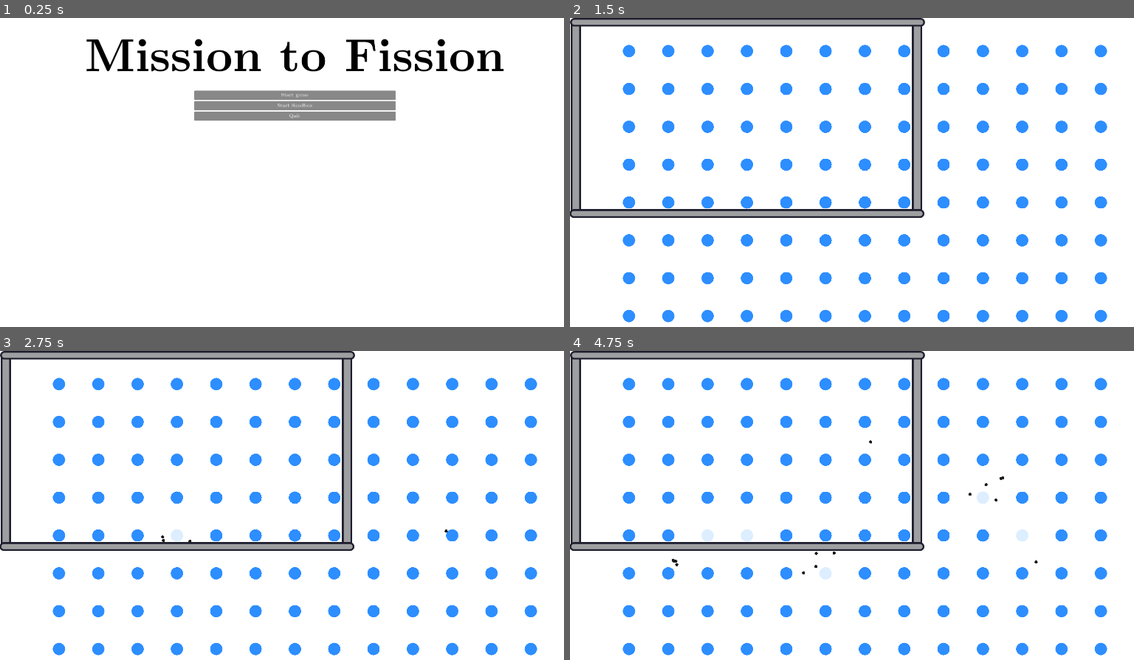
Above: before the commit, frames 1-4 (two rows, left to right).
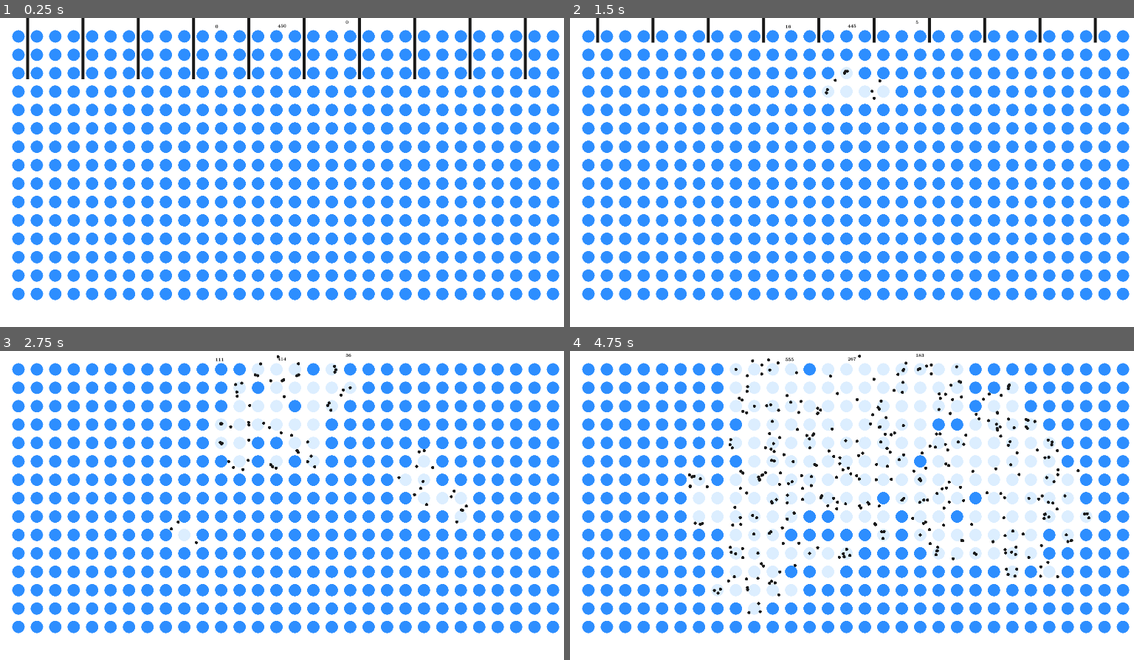
Above: after the commit, the same moments.

Repository: ReneTC/MissionToFission
Game: Godot game, scene res://scenes/maps/basic_reactor.tscn
The game is run twice, just before and just after one commit, with the same random seed, the same clock (stepped at 60 frames per second) and the same inputs. Before the commit the project starts from res://menus/main_menu.tscn.
Inputs (mouse positions are in pixels of both pictures, inside the frame that each line leads up to):
- Up to frame 1 (0.25 s): no input
- Up to frame 2 (1.5 s): click (863, 95) at 0.5 s, where only the run before the commit has a clickable "Start game"; move the mouse to (993, 166) at 1.27 s; hold E (e, bound only after the commit) from 1.28 s (still down); click (993, 166) at 1.42 s
- Up to frame 3 (2.75 s): tap Q (q, bound only after the commit) at 1.55, 2.1 s; move the mouse to (174, 533) at 2.02 s; release E (e, bound only after the commit) at 2.03 s; click (174, 533) at 2.17 s; tap E (e, bound only after the commit) at 2.3 s
- Up to frame 4 (4.75 s): move the mouse to (925, 443) at 2.77 s; hold E (e, bound only after the commit) 2.78-3.53 s; click (925, 443) at 2.92 s; tap Q (q, bound only after the commit) at 3.05, 3.6, 4.55 s; move the mouse to (835, 582) at 3.52 s; click (835, 582) at 3.67 s; tap E (e, bound only after the commit) at 3.8 s; move the mouse to (1043, 567) at 4.27 s; hold E (e, bound only after the commit) from 4.28 s (still down); click (1043, 567) at 4.42 s

The runs differ from the first frame. In frame 1, 37% of the frame differs, in the area x 2-100%, y 0-92%; in frame 2, 39%; in frame 3, 39%; in frame 4, 40%, in the area x 0-100%, y 0-99%.

Commit message:
basic reactor

Diff:
--- a/assets/globals.gd
+++ b/assets/globals.gd
@@ -3,3 +3,8 @@
 var neutrol_collide_slot = 1
 var atoms_collide_slot = 2
 var controlRods_collide_slot = 3
+
+func _input(event) -> void:
+	# close program on esc button
+	if Input.is_action_pressed("ui_cancel"):
+		get_tree().quit()
--- a/project.godot
+++ b/project.godot
@@ -12,7 +12,7 @@
 
 config/name="Mission To Fission"
 config/version="1.0.0"
-run/main_scene="res://menus/main_menu.tscn"
+run/main_scene="res://scenes/maps/basic_reactor.tscn"
 config/features=PackedStringArray("4.3", "Forward Plus")
 run/max_fps=60
 boot_splash/show_image=false
@@ -40,6 +40,19 @@
 
 enabled=PackedStringArray("res://addons/debug_menu/plugin.cfg")
 
+[input]
+
+q={
+"deadzone": 0.5,
+"events": [Object(InputEventKey,"resource_local_to_scene":false,"resource_name":"","device":-1,"window_id":0,"alt_pressed":false,"shift_pressed":false,"ctrl_pressed":false,"meta_pressed":false,"pressed":false,"keycode":0,"physical_keycode":81,"key_label":0,"unicode":113,"location":0,"echo":false,"script":null)
+]
+}
+e={
+"deadzone": 0.5,
+"events": [Object(InputEventKey,"resource_local_to_scene":false,"resource_name":"","device":-1,"window_id":0,"alt_pressed":false,"shift_pressed":false,"ctrl_pressed":false,"meta_pressed":false,"pressed":false,"keycode":0,"physical_keycode":69,"key_label":0,"unicode":101,"location":0,"echo":false,"script":null)
+]
+}
+
 [physics]
 
 2d/default_gravity=0.0
--- a/scenes/atom.gd
+++ b/scenes/atom.gd
@@ -1,4 +1,5 @@
 extends Area2D
+class_name Atom
 
 @export var number_neutrons_emitted = 3
 @export var radius = 20
@@ -7,17 +8,17 @@
 @export var color_decayed = Color("DCEEFF")
 @export var is_enriched = true
 
-@onready var decay_timer = $DecayTimer
 var life_time
 var neutron_scene: PackedScene
 var excited = true
 @onready var parent = self.get_parent()
-var initial_position: Vector2
 
 var geiger_sound = preload("res://assets/geig.mp3")
 
+static var enriched_present = 0
+static var unenriched_present = 0
+
 func _ready() -> void:
-	initial_position = position
 	neutron_scene = load("res://scenes/neutron.tscn")
 	self.connect("body_entered", on_body_entered)
 
@@ -26,7 +27,10 @@
 
 	set_collision_mask_value(globals.neutrol_collide_slot, true)
 
-
+	if self.excited:
+		enriched_present += 1
+	else:
+		unenriched_present += 1
 
 func initialize(pos_to_set, encriched):
 	position = pos_to_set
@@ -52,8 +56,10 @@
 
 func decay():
 	excited = false
-	decay_timer.stop()
 	self.is_enriched = false
+
+	unenriched_present += 1
+	enriched_present -= 1
 	# disable collison check w neutrons
 	set_collision_mask_value(globals.neutrol_collide_slot, false)
 
@@ -62,12 +68,12 @@
 
 func enrich():
 	self.is_enriched = true
-
+	unenriched_present -= 1
+	enriched_present += 1
 	# enable collsion check w neutrons again
 	set_collision_mask_value(globals.neutrol_collide_slot, true)
 	queue_redraw()
-	# TODO: Move change collision mask such that neutrons does not waste time checking collsioin with unfissile materil
-	pass
+
 
 func emit_neutrons(neutrons_to_emit):
 	for i in range(neutrons_to_emit):
--- a/scenes/atom.tscn
+++ b/scenes/atom.tscn
@@ -13,8 +13,4 @@
 [node name="CollisionShape2D" type="CollisionShape2D" parent="."]
 shape = SubResource("CircleShape2D_n34k7")
 
-[node name="DecayTimer" type="Timer" parent="."]
-wait_time = 0.5
-one_shot = true
-
 [node name="AudioStreamPlayer2D" type="AudioStreamPlayer2D" parent="."]
--- a/scenes/controlRod.gd
+++ b/scenes/controlRod.gd
@@ -4,6 +4,7 @@
 @export var height = 400
 @export var width = 10
 @export var color = Color("1A1A1A")
+@export var speed = 10
 
 
 func _ready() -> void:
@@ -25,3 +26,14 @@
 # delete neutron on enter
 func _on_body_entered(body: Node2D) -> void:
 	body.queue_free()
+
+
+
+func get_input():
+	if Input.is_action_pressed("q"):
+		position.y += speed
+	if Input.is_action_pressed("e"):
+		position.y -= speed
+
+func _physics_process(delta):
+	get_input()
--- a/scenes/main.gd
+++ /dev/null
@@ -1,52 +0,0 @@
-extends Node
-
-var screen_size
-var atom_scene: PackedScene
-@export var number_atoms = 5
-@export var atom_speed = 10
-@export var atom_mean_lifetime = 100
-
-var neutron_scene = load("res://scenes/neutron.tscn")
-
-
-func _ready() -> void:
-	screen_size = get_viewport().get_size()
-	atom_scene = load("res://scenes/atom.tscn")
-	for i in range(number_atoms):
-		add_atom(i)
-
-func get_square_lattice_point(i) -> Vector2:
-	# TODO this should be set by a global file like COLIUM_SIZE and ROW_SIZE that does not depend on screen size.
-	var number_rows = int(ceil(sqrt(float(screen_size[1]) / float(screen_size[0]) * number_atoms)))
-	var number_columns = int(ceil(number_atoms / number_rows))
-
-
-	return Vector2(
-			0.1 * screen_size[0] + 0.8 * screen_size[0] / (number_columns - 1) * (i % number_columns),
-			0.1 * screen_size[1] + 0.8 * screen_size[1] / (number_rows - 1) * floor(i / number_columns)
-		)
-
-func get_random_movement_direction() -> Vector2:
-	return Vector2(
-			2 * (randf() - 0.5),
-			2 * (randf() - 0.5)
-		)
-
-func add_atom(i) -> void:
-		var atom = atom_scene.instantiate()
-		atom.position = get_square_lattice_point(i)
-		atom.life_time = 2 * atom_mean_lifetime * randf()
-		add_child(atom)
-
-
-func _input(event) -> void:
-
-	# close program on exit
-	if Input.is_action_pressed("ui_cancel"):
-		get_tree().quit()
-
-	# send out neutron on click
-	if event is InputEventMouseButton and not event.is_pressed():
-		var new_neutron = neutron_scene.instantiate()
-		new_neutron.initialize(event.position)
-		add_child(new_neutron)
--- a/scenes/main.tscn
+++ /dev/null
@@ -1,90 +0,0 @@
-[gd_scene load_steps=10 format=3 uid="uid://cigw76i772ye8"]
-
-[ext_resource type="Script" path="res://scenes/main.gd" id="1_6rfcu"]
-[ext_resource type="Texture2D" uid="uid://dwc3ksxmsjx1c" path="res://assets/wall-vertical.png" id="2_wupat"]
-[ext_resource type="Texture2D" uid="uid://5wlrla1oigp" path="res://assets/wall-horizontal.png" id="3_mdf68"]
-
-[sub_resource type="PhysicsMaterial" id="PhysicsMaterial_uww5p"]
-friction = 0.0
-bounce = 1.0
-
-[sub_resource type="RectangleShape2D" id="RectangleShape2D_uexqe"]
-size = Vector2(31, 647)
-
-[sub_resource type="PhysicsMaterial" id="PhysicsMaterial_274vt"]
-friction = 0.0
-bounce = 1.0
-
-[sub_resource type="PhysicsMaterial" id="PhysicsMaterial_fj2wh"]
-friction = 0.0
-bounce = 1.0
-
-[sub_resource type="RectangleShape2D" id="RectangleShape2D_fkecp"]
-size = Vector2(1149, 21)
-
-[sub_resource type="PhysicsMaterial" id="PhysicsMaterial_oohby"]
-friction = 0.0
-bounce = 1.0
-
-[node name="Main" type="Control"]
-layout_mode = 3
-anchors_preset = 15
-anchor_right = 1.0
-anchor_bottom = 1.0
-grow_horizontal = 2
-grow_vertical = 2
-script = ExtResource("1_6rfcu")
-number_atoms = 104
-atom_speed = 0
-atom_mean_lifetime = 200
-
-[node name="left-wall" type="StaticBody2D" parent="."]
-physics_material_override = SubResource("PhysicsMaterial_uww5p")
-
-[node name="Sprite2D" type="Sprite2D" parent="left-wall"]
-position = Vector2(19, 325)
-texture = ExtResource("2_wupat")
-
-[node name="CollisionShape2D" type="CollisionShape2D" parent="left-wall"]
-visible = false
-position = Vector2(18.5, 323.5)
-shape = SubResource("RectangleShape2D_uexqe")
-
-[node name="right-wall" type="StaticBody2D" parent="."]
-position = Vector2(1111, 0)
-physics_material_override = SubResource("PhysicsMaterial_274vt")
-
-[node name="Sprite2D" type="Sprite2D" parent="right-wall"]
-position = Vector2(19, 325)
-texture = ExtResource("2_wupat")
-
-[node name="CollisionShape2D" type="CollisionShape2D" parent="right-wall"]
-visible = false
-position = Vector2(18.5, 323.5)
-shape = SubResource("RectangleShape2D_uexqe")
-
-[node name="top-wall" type="StaticBody2D" parent="."]
-position = Vector2(559, -311)
-physics_material_override = SubResource("PhysicsMaterial_fj2wh")
-
-[node name="Sprite2D" type="Sprite2D" parent="top-wall"]
-position = Vector2(19, 325)
-texture = ExtResource("3_mdf68")
-
-[node name="CollisionShape2D" type="CollisionShape2D" parent="top-wall"]
-visible = false
-position = Vector2(16.5, 325.5)
-shape = SubResource("RectangleShape2D_fkecp")
-
-[node name="bottom-wall" type="StaticBody2D" parent="."]
-position = Vector2(557, 313)
-physics_material_override = SubResource("PhysicsMaterial_oohby")
-
-[node name="Sprite2D" type="Sprite2D" parent="bottom-wall"]
-position = Vector2(19, 325)
-texture = ExtResource("3_mdf68")
-
-[node name="CollisionShape2D" type="CollisionShape2D" parent="bottom-wall"]
-visible = false
-position = Vector2(16.5, 325.5)
-shape = SubResource("RectangleShape2D_fkecp")
--- /dev/null
+++ b/scenes/maps/basic_reactor.gd
@@ -0,0 +1,53 @@
+extends Node2D
+
+var x_grid_range = 30
+var y_grid_range = 15
+var margin = 60
+
+var atom_scene = load("res://scenes/atom.tscn")
+var neutron_scene = load("res://scenes/neutron.tscn")
+var controlRod_scene = load("res://scenes/controlRod.tscn")
+
+# add atom grid
+# add control rod
+# make atom enrich over time
+# enable control rof control rods
+# delete atom when fly out
+# neutron counter
+
+# Called when the node enters the scene tree for the first time.
+func _ready() -> void:
+	# set atoms
+	for x in range(0,x_grid_range):
+		for y in range(0, y_grid_range):
+			var new_atom = atom_scene.instantiate()
+			new_atom.initialize(Vector2(margin + margin*x, margin + margin*y), true)
+			add_child(new_atom)
+
+		if x % 3 == 0:
+			var new_controlRod = controlRod_scene.instantiate()
+			new_controlRod.initialize(Vector2(margin + margin*x +0.5*margin, 0))
+			add_child(new_controlRod)
+
+	# set control rods
+
+	pass # Replace with function body.
+
+
+
+# Called every frame. 'delta' is the elapsed time since the previous frame.
+func _process(delta: float) -> void:
+	$Label.text = str(Neutron.neutrons_present)
+
+	$Label2.text = str(Atom.enriched_present)
+	$Label3.text = str(Atom.unenriched_present)
+
+func _input(event) -> void:
+
+	# click to put objects (test only)
+	if event is InputEventMouseButton and not event.is_pressed():
+		match event.button_index:
+			MOUSE_BUTTON_LEFT:
+				var new_neutron = neutron_scene.instantiate()
+				new_neutron.initialize(event.position)
+				add_child(new_neutron)
--- /dev/null
+++ b/scenes/maps/basic_reactor.tscn
@@ -0,0 +1,34 @@
+[gd_scene load_steps=3 format=3 uid="uid://dei8hnl3kug8j"]
+
+[ext_resource type="Script" path="res://scenes/maps/basic_reactor.gd" id="1_0b72r"]
+[ext_resource type="Theme" uid="uid://cn5xuu2uvf5w3" path="res://assets/themes/theme.tres" id="2_rr4wk"]
+
+[node name="BasicReactor" type="Node2D"]
+script = ExtResource("1_0b72r")
+
+[node name="Label" type="Label" parent="."]
+offset_left = 701.0
+offset_top = 18.0
+offset_right = 774.0
+offset_bottom = 41.0
+theme = ExtResource("2_rr4wk")
+theme_override_colors/font_color = Color(0, 0, 0, 1)
+text = "sadasd"
+
+[node name="Label2" type="Label" parent="."]
+offset_left = 904.0
+offset_top = 16.0
+offset_right = 977.0
+offset_bottom = 39.0
+theme = ExtResource("2_rr4wk")
+theme_override_colors/font_color = Color(0, 0, 0, 1)
+text = "sadasd"
+
+[node name="Label3" type="Label" parent="."]
+offset_left = 1125.0
+offset_top = 4.0
+offset_right = 1299.0
+offset_bottom = 62.0
+theme = ExtResource("2_rr4wk")
+theme_override_colors/font_color = Color(0, 0, 0, 1)
+text = "sadasd"
--- a/scenes/maps/fake_reactor.tscn
+++ /dev/null
@@ -1,3 +0,0 @@
-[gd_scene format=3 uid="uid://c428maprllryo"]
-
-[node name="FakeReactor" type="Node2D"]
--- /dev/null
+++ b/scenes/maps/rbmk_reactor.gd
@@ -0,0 +1,25 @@
+extends Node2D
+
+var x_grid_range = 5
+var y_grid_range = 3
+
+# add water
+# add moderation
+# add moderators
+# add xenon
+
+
+# Called when the node enters the scene tree for the first time.
+func _ready() -> void:
+	# set atoms
+	for x in range(- x_grid_range,x_grid_range):
+		for y in range(-y_grid_range, y_grid_range):
+			pass
+
+	pass # Replace with function body.
+
+
+
+# Called every frame. 'delta' is the elapsed time since the previous frame.
+func _process(delta: float) -> void:
+	pass
--- a/scenes/maps/rbmk_reactor.tscn
+++ b/scenes/maps/rbmk_reactor.tscn
@@ -1,3 +1,6 @@
-[gd_scene format=3 uid="uid://jrlpr8m6wdtl"]
+[gd_scene load_steps=2 format=3 uid="uid://jrlpr8m6wdtl"]
+
+[ext_resource type="Script" path="res://scenes/maps/rbmk_reactor.gd" id="1_q4504"]
 
 [node name="RbmkReactor" type="Node2D"]
+script = ExtResource("1_q4504")
--- a/menus/main_menu.gd
+++ b/scenes/menus/main_menu.gd
@@ -10,3 +10,7 @@
 
 func _on_button_sandbox_pressed() -> void:
 	get_tree().change_scene_to_file("res://scenes/sandbox.tscn")
+
+
+func _on_button_basic_reactor_pressed() -> void:
+	get_tree().change_scene_to_file("res://scenes/maps/basic_reactor.tscn")
--- a/menus/main_menu.tscn
+++ b/scenes/menus/main_menu.tscn
@@ -1,6 +1,6 @@
 [gd_scene load_steps=3 format=3 uid="uid://olef6xbr1hf4"]
 
-[ext_resource type="Script" path="res://menus/main_menu.gd" id="1_oa2uj"]
+[ext_resource type="Script" path="res://scenes/menus/main_menu.gd" id="1_oa2uj"]
 [ext_resource type="Theme" uid="uid://cn5xuu2uvf5w3" path="res://assets/themes/theme.tres" id="1_wr85y"]
 
 [node name="MainMenu" type="Control"]
@@ -39,7 +39,7 @@
 [node name="Heading" type="Label" parent="MarginContainer/VBoxContainer"]
 layout_mode = 2
 theme_type_variation = &"HeaderLarge"
-theme_override_colors/font_color = Color(0, 0, 0, 1)
+theme_override_colors/font_color = Color(0.404511, 0.404511, 0.404511, 1)
 theme_override_font_sizes/font_size = 150
 text = "Mission to Fission"
 horizontal_alignment = 1
@@ -59,6 +59,10 @@
 layout_mode = 2
 text = "Start game"
 
+[node name="Button_basicReactor" type="Button" parent="MarginContainer/VBoxContainer/MarginContainer/ButtonsVBox"]
+layout_mode = 2
+text = "Basic Reactor"
+
 [node name="Button_sandbox" type="Button" parent="MarginContainer/VBoxContainer/MarginContainer/ButtonsVBox"]
 layout_mode = 2
 text = "Start Sandbox"
@@ -67,7 +71,11 @@
 layout_mode = 2
 text = "Quit"
 
+[node name="MenuButton" type="MenuButton" parent="MarginContainer/VBoxContainer/MarginContainer/ButtonsVBox"]
+layout_mode = 2
+
 [connection signal="pressed" from="MarginContainer/VBoxContainer/MarginContainer/ButtonsVBox/Button_play" to="." method="_on_button_pressed"]
+[connection signal="pressed" from="MarginContainer/VBoxContainer/MarginContainer/ButtonsVBox/Button_basicReactor" to="." method="_on_button_basic_reactor_pressed"]
 [connection signal="pressed" from="MarginContainer/VBoxContainer/MarginContainer/ButtonsVBox/Button_sandbox" to="." method="_on_button_sandbox_pressed"]
+[connection signal="pressed" from="MarginContainer/VBoxContainer/MarginContainer/ButtonsVBox/Button_quit" to="." method="_on_button_3_pressed"]
 [connection signal="pressed" from="MarginContainer/VBoxContainer/MarginContainer/ButtonsVBox/Button_quit" to="." method="_on_button_quit_pressed"]
-[connection signal="pressed" from="MarginContainer/VBoxContainer/MarginContainer/ButtonsVBox/Button_quit" to="." method="_on_button_3_pressed"]
--- a/scenes/neutron.gd
+++ b/scenes/neutron.gd
@@ -4,6 +4,7 @@
 @export var radius = 5
 @export var color = Color("1A1A1A")
 
+static var neutrons_present = 0
 
 func _ready() -> void:
 	# set collsion size
@@ -16,6 +17,7 @@
 	# set collide settings
 	set_collision_layer_value(globals.neutrol_collide_slot, true)
 
+	neutrons_present += 1
 
 
 func _draw():
--- a/scenes/sandbox.gd
+++ b/scenes/sandbox.gd
@@ -14,9 +14,6 @@
 
 
 func _input(event) -> void:
-	# close program on exit
-	if Input.is_action_pressed("ui_cancel"):
-		get_tree().quit()
 
 	# click to put objects (test only)
 	if event is InputEventMouseButton and not event.is_pressed():
